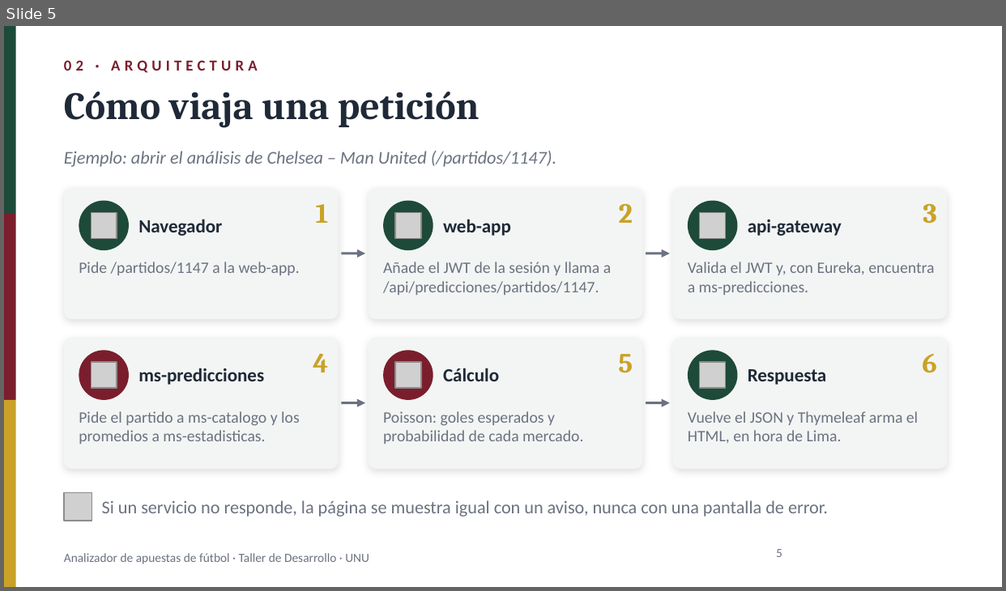
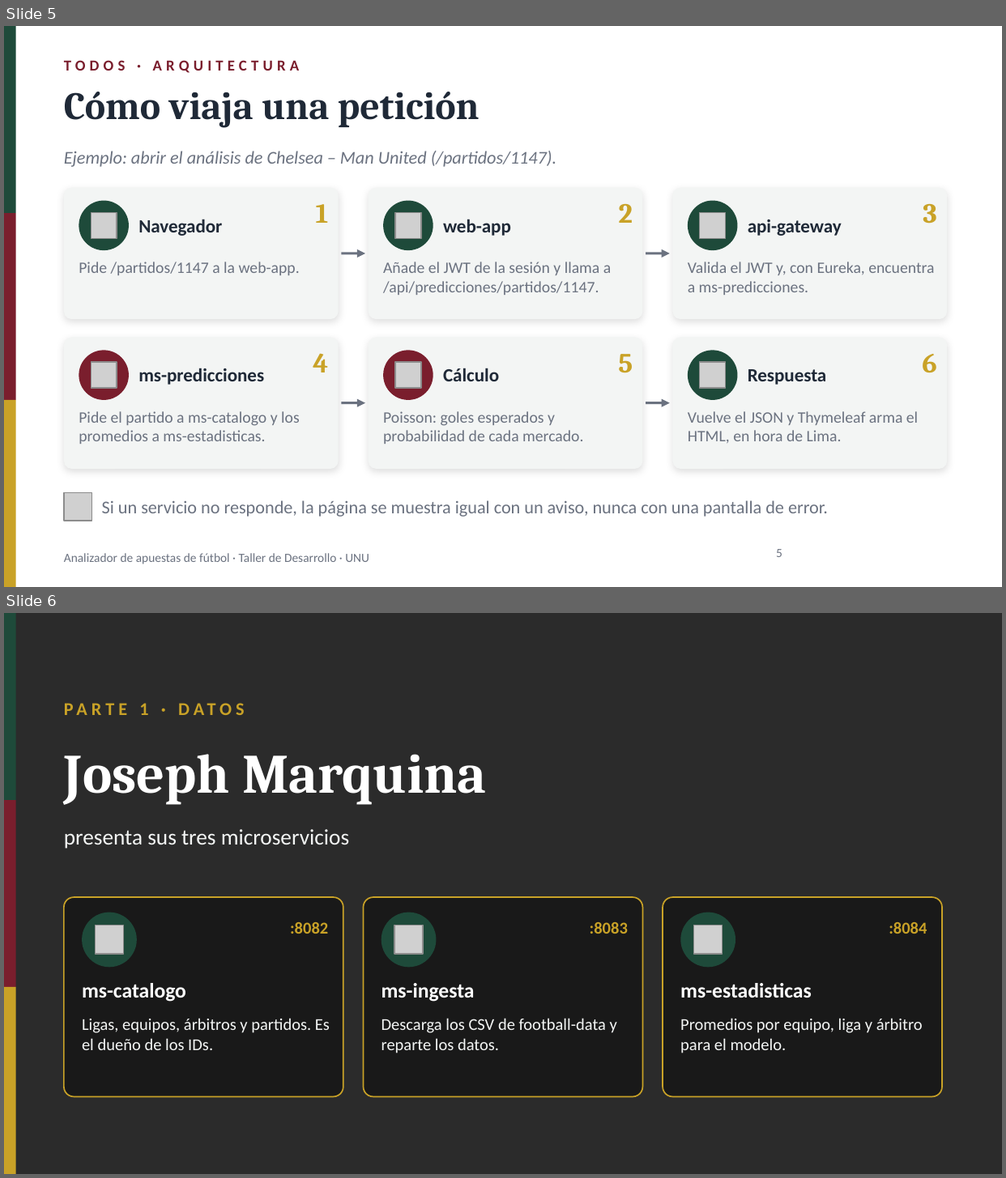
Before and after one commit to Renindstone/app-apuestas-universidad, a slide deck: docs/PresentacionApuestas_2nov2026.pptx. Shown one above the other, each under a label of ours: slide 5 before the commit, slides 5 and 6 after it. The pictures are 1006x591 and 1006x1178 pixels, drawn with LibreOffice and Linux fonts; fonts in the diff are those of the drawing; grey boxes stand for pictures; background and template pictures are left out; a plain dark background stands for a picture behind light text. Boxes give left, top, right and bottom in pixels: in the first picture for what was removed or moved away, otherwise in the second. Text is boxed around its words. In the diff, an @@ line names an element or a change of style, - is before the commit and + after.

```diff
--- a/docs/PresentacionApuestas_2nov2026.pptx
+++ b/docs/PresentacionApuestas_2nov2026.pptx
@@ slide 6 added at bbox=[4, 613, 1002, 1174], background picture (left out); not listed: 3 template elements that a slide beside it also shows @@
@@ text added at bbox=[139, 703, 148, 715], 13 pt, text #C9A227, bold @@
+PARTE 1 · DATOS
@@ text added at bbox=[64, 754, 487, 805], 40 pt, text #FFFFFF, bold @@
+Joseph Marquina
@@ text added at bbox=[64, 829, 349, 849], 16 pt, text #F3F5F4 @@
+presenta sus tres microservicios
@@ rounded rectangle added at bbox=[64, 897, 343, 1097], fill #000000 at 40% opacity, outline #C9A227 1 pt @@
@@ rounded rectangle added at bbox=[364, 897, 642, 1097], fill #000000 at 40% opacity, outline #C9A227 1 pt @@
@@ rounded rectangle added at bbox=[663, 897, 942, 1097], fill #000000 at 40% opacity, outline #C9A227 1 pt @@
@@ ellipse added at bbox=[82, 913, 137, 967], fill #1E4A3A @@
@@ picture added at bbox=[95, 926, 124, 954] @@
@@ text added at bbox=[290, 922, 328, 934], 12 pt, text #C9A227, bold @@
+:8082
@@ ellipse added at bbox=[381, 913, 436, 967], fill #1E4A3A @@
@@ picture added at bbox=[394, 926, 423, 954] @@
@@ text added at bbox=[590, 922, 628, 934], 12 pt, text #C9A227, bold @@
+:8083
@@ ellipse added at bbox=[680, 913, 735, 967], fill #1E4A3A @@
@@ picture added at bbox=[693, 926, 722, 954] @@
@@ text added at bbox=[889, 922, 927, 934], 12 pt, text #C9A227, bold @@
+:8084
@@ text added at bbox=[82, 983, 186, 1002], 15 pt, text #FFFFFF, bold @@
+ms-catalogo
@@ text added at bbox=[381, 983, 475, 1002], 15 pt, text #FFFFFF, bold @@
+ms-ingesta
@@ text added at bbox=[680, 983, 812, 998], 15 pt, text #FFFFFF, bold @@
+ms-estadisticas
@@ text added at bbox=[82, 1018, 330, 1050], 12 pt, text #F3F5F4 @@
+Ligas, equipos, árbitros y partidos. Es el dueño de los IDs.
@@ text added at bbox=[381, 1018, 617, 1054], 12 pt, text #F3F5F4 @@
+Descarga los CSV de football-data y reparte los datos.
@@ text added at bbox=[680, 1018, 923, 1054], 12 pt, text #F3F5F4 @@
+Promedios por equipo, liga y árbitro para el modelo.
@@ slide 5 changed as well @@
@@ text at bbox=[64, 60, 300, 73]: text changed @@
-02 · ARQUITECTURA
+TODOS · ARQUITECTURA
```
Also in this commit, not shown: 15 other slides changed, 7 other slides added, 1 slide removed, 3 other files.
